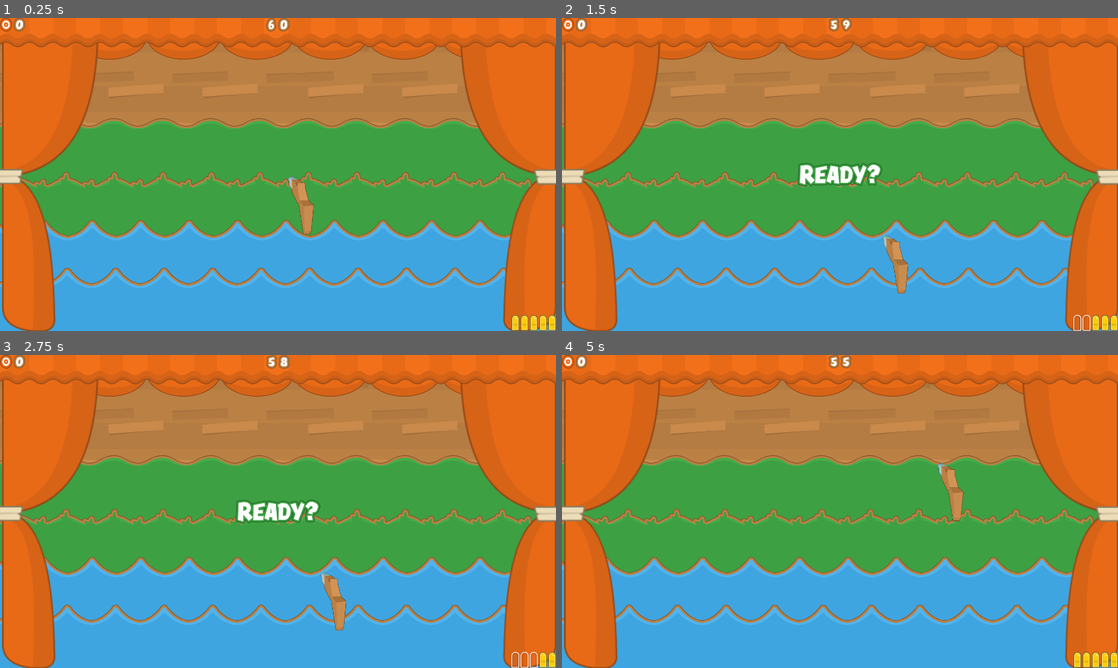
Above: before the commit, frames 1-4 (two rows, left to right).
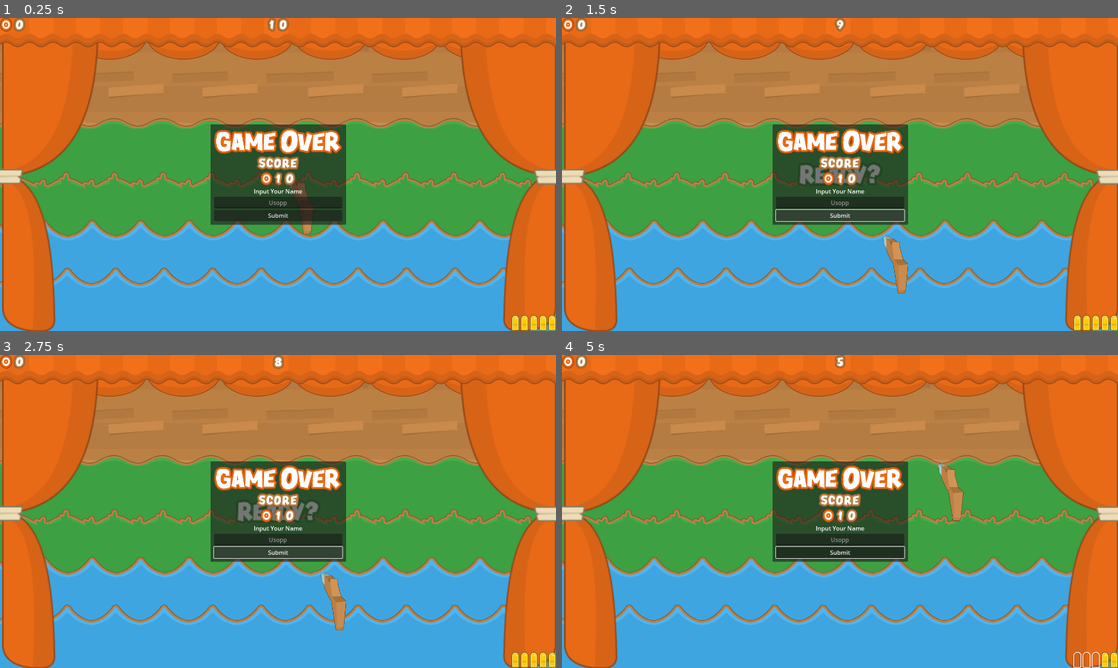
Above: after the commit, the same moments.

Repository: KieranGliver/shooting-gallery
Game: Godot game, scene res://Scenes/main.tscn
Two runs of this game, one before a commit and one after it. Both use one fixed random seed, a clock stepped at 60 frames per second and the inputs below.
Inputs (mouse positions are in pixels of both pictures, inside the frame that each line leads up to):
- Up to frame 1 (0.25 s): no input
- Up to frame 2 (1.5 s): click (840, 215) at 0.5 s, where only the run after the commit has a clickable "Submit"; click (840, 215) at 1.25 s, where only the run after the commit has a clickable "Submit"
- Up to frame 3 (2.75 s): click (278, 552) at 2 s, where only the run after the commit has a clickable "Submit"
- Up to frame 4 (5 s): tap Enter at 2.75 s; move the mouse to (962, 495) at 2.77 s; press the mouse at (962, 495) at 2.78 s; move the mouse to (728, 527) at 3.52 s; release the mouse at (728, 527) at 3.53 s; click (728, 527) at 3.6 s; move the mouse to (895, 442) at 4.27 s; press the mouse at (895, 442) at 4.28 s

The runs differ from the first frame. In frame 1, 7.9% of the frame differs, in the area x 37-63%, y 0-67%; in frame 2, 8.1%; in frame 3, 8.2%, in the area x 37-97%, y 0-100%; in frame 4, 8.2%.

Commit message:
Added Score input Panel

Diff:
--- a/Scenes/main.tscn
+++ b/Scenes/main.tscn
@@ -15,11 +15,12 @@
 [ext_resource type="PackedScene" uid="uid://b7kaox1uoee2m" path="res://Scenes/ammo_display.tscn" id="10_dg77c"]
 [ext_resource type="Script" uid="uid://bddwilr0s1mkx" path="res://Scripts/number_display.gd" id="12_w48qg"]
 [ext_resource type="PackedScene" uid="uid://bhwbar473k2tk" path="res://Scenes/text_display.tscn" id="14_w48qg"]
+[ext_resource type="PackedScene" uid="uid://mjp8esela3jm" path="res://Scenes/name_input.tscn" id="16_h1bgf"]
 [ext_resource type="PackedScene" uid="uid://b1iychvxnuwc5" path="res://Scenes/leaderboard.tscn" id="16_k12tt"]
 
 [node name="Main" type="Node2D"]
 script = ExtResource("1_ycdy4")
-round_length = 60
+round_length = 10
 metadata/_edit_lock_ = true
 
 [node name="ParallaxBackground" type="ParallaxBackground" parent="."]
@@ -150,17 +151,21 @@
 [node name="TextDisplay" parent="CanvasLayer" instance=ExtResource("14_w48qg")]
 metadata/_edit_lock_ = true
 
+[node name="NameInput" parent="CanvasLayer" instance=ExtResource("16_h1bgf")]
+
 [node name="Leaderboard" parent="CanvasLayer" instance=ExtResource("16_k12tt")]
 visible = false
-anchors_preset = 7
-anchor_top = 1.0
-anchor_bottom = 1.0
+anchors_preset = 8
+anchor_top = 0.5
+anchor_bottom = 0.5
 offset_left = -177.5
-offset_top = -814.0
+offset_top = -407.0
 offset_right = 177.5
-offset_bottom = 0.0
-grow_vertical = 0
+offset_bottom = 407.0
+grow_vertical = 2
 
 [node name="LittleHand" type="Timer" parent="."]
 
 [connection signal="timeout" from="LittleHand" to="." method="_on_little_hand_timeout"]
+
+[editable path="CanvasLayer/NameInput"]
--- /dev/null
+++ b/Scenes/name_input.tscn
@@ -0,0 +1,59 @@
+[gd_scene load_steps=5 format=3 uid="uid://mjp8esela3jm"]
+
+[ext_resource type="PackedScene" uid="uid://beucu04b3vgss" path="res://Scenes/number_display.tscn" id="1_20j64"]
+[ext_resource type="Texture2D" uid="uid://bvy8lcfm1i0ab" path="res://Assets/PNG/HUD/text_gameover.png" id="1_mw63u"]
+[ext_resource type="Texture2D" uid="uid://bf4nr07lsb7vn" path="res://Assets/PNG/HUD/text_score_small.png" id="2_mw63u"]
+[ext_resource type="Texture2D" uid="uid://pv48qs4qy05a" path="res://Assets/PNG/HUD/icon_target.png" id="3_ejkqw"]
+
+[node name="NameInput" type="PanelContainer"]
+anchors_preset = 8
+anchor_left = 0.5
+anchor_top = 0.5
+anchor_right = 0.5
+anchor_bottom = 0.5
+offset_left = -174.5
+offset_top = -108.0
+offset_right = 174.5
+offset_bottom = 108.0
+grow_horizontal = 2
+grow_vertical = 2
+
+[node name="MarginContainer" type="MarginContainer" parent="."]
+layout_mode = 2
+theme_override_constants/margin_left = 10
+theme_override_constants/margin_top = 10
+theme_override_constants/margin_right = 10
+theme_override_constants/margin_bottom = 10
+
+[node name="VBoxContainer" type="VBoxContainer" parent="MarginContainer"]
+layout_mode = 2
+
+[node name="GameOver" type="TextureRect" parent="MarginContainer/VBoxContainer"]
+layout_mode = 2
+texture = ExtResource("1_mw63u")
+
+[node name="Score" type="TextureRect" parent="MarginContainer/VBoxContainer"]
+layout_mode = 2
+size_flags_horizontal = 4
+texture = ExtResource("2_mw63u")
+stretch_mode = 2
+
+[node name="NumberDisplay" parent="MarginContainer/VBoxContainer" instance=ExtResource("1_20j64")]
+layout_mode = 2
+size_flags_horizontal = 4
+data = 10
+icon_image = ExtResource("3_ejkqw")
+
+[node name="Label" type="Label" parent="MarginContainer/VBoxContainer"]
+layout_mode = 2
+text = "Input Your Name"
+horizontal_alignment = 1
+
+[node name="LineEdit" type="LineEdit" parent="MarginContainer/VBoxContainer"]
+layout_mode = 2
+placeholder_text = "Usopp"
+alignment = 1
+
+[node name="Button" type="Button" parent="MarginContainer/VBoxContainer"]
+layout_mode = 2
+text = "Submit"
--- a/Scripts/main.gd
+++ b/Scripts/main.gd
@@ -13,6 +13,7 @@
 @onready var ammo_display = $CanvasLayer/AmmoDisplay
 @onready var time_display = $CanvasLayer/TimeDisplay
 @onready var text_display = $CanvasLayer/TextDisplay
+@onready var leaderboard = $CanvasLayer/Leaderboard
 @onready var little_hand = $LittleHand
 
 
@@ -51,6 +52,10 @@
 		print("GameOver")
 		game_over()
 
+	if tick == round_length + 2:
+		text_display.time_up = false
+		leaderboard.visible = true
+
 
 func start():
 	time_display.data = round_length
@@ -59,7 +64,7 @@
 
 
 func game_over():
-	text_display.game_over = true
+	text_display.time_up = true
 	for child in wave_managers.get_children():
 		child.wave_interval = 0.0
 	for node in get_tree().get_nodes_in_group("target"):
--- a/Scripts/text_display.gd
+++ b/Scripts/text_display.gd
@@ -15,7 +15,7 @@
 var time_up: bool = false:
 	set(value):
 		time_up_display.visible = value
-		go = value
+		time_up = value
 
 @onready var go_display: TextureRect = $Go
 @onready var game_over_display: TextureRect = $GameOver
Not shown: 1 places in Scenes/main.tscn that only renumber resources
